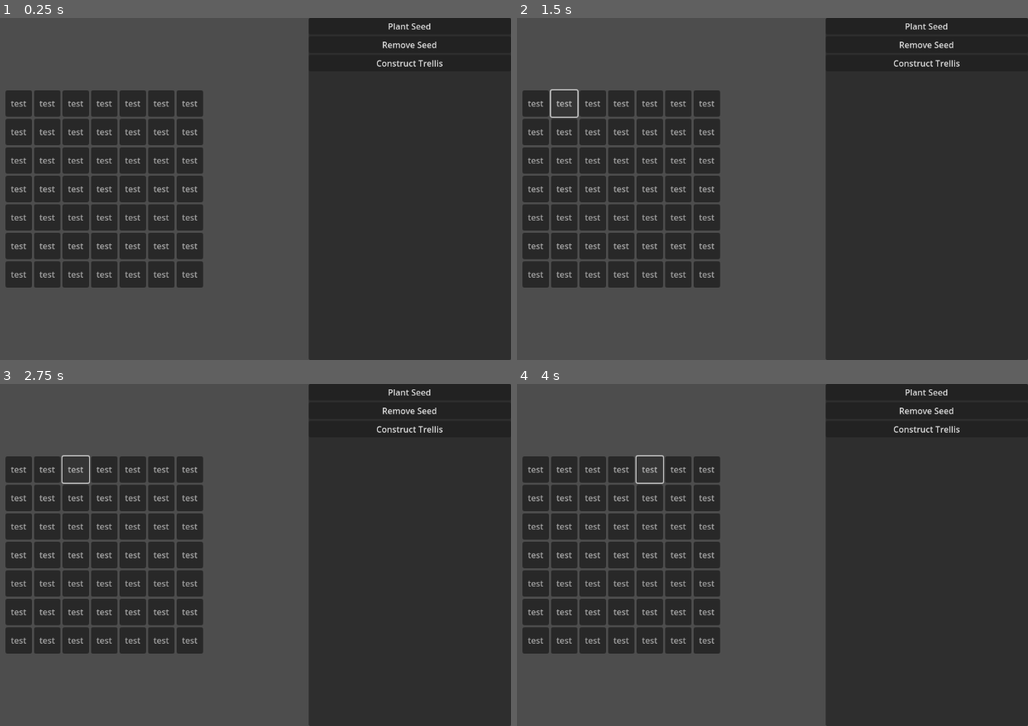
Above: before the commit, frames 1-4 (two rows, left to right).
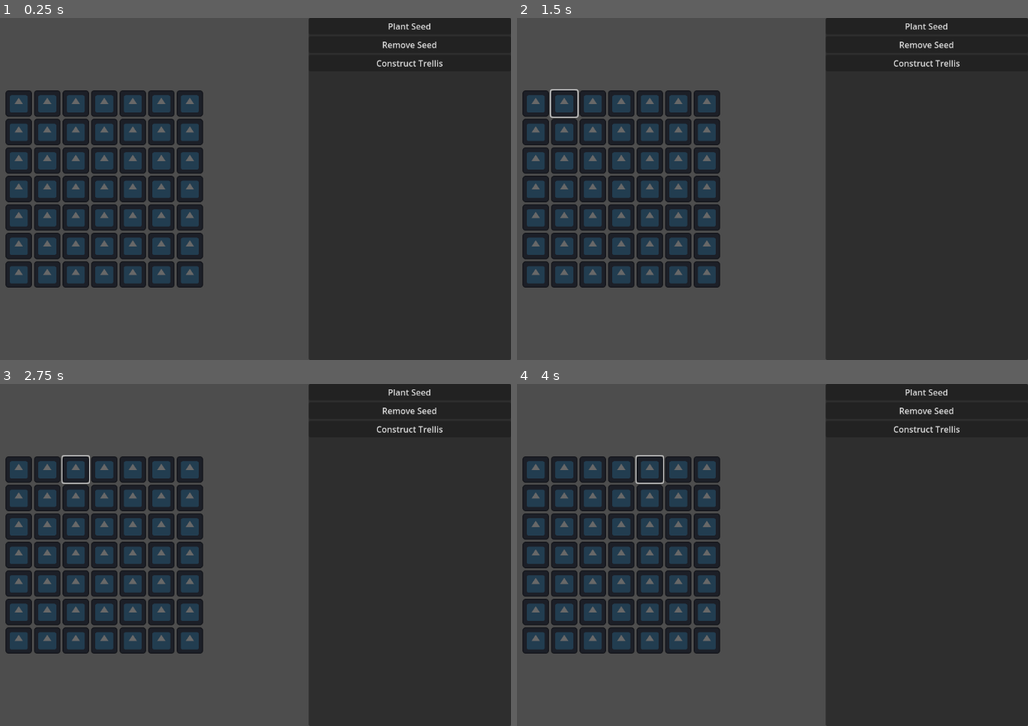
Above: after the commit, the same moments.

Repository: tylercchase/agricraft_godot
Game: Godot game, scene res://src/main.tscn
Two runs of this game, one before a commit and one after it. Both use one fixed random seed, a clock stepped at 60 frames per second and the inputs below. The engine's default icon, where the game draws it, is replaced by a stand-in: a white triangle on a blue panel in a dark square.
Inputs (mouse positions are in pixels of both pictures, inside the frame that each line leads up to):
- Up to frame 1 (0.25 s): no input
- Up to frame 2 (1.5 s): click (537, 103) at 0.5 s; click (562, 103) at 1.25 s
- Up to frame 3 (2.75 s): click (76, 469) at 2 s
- Up to frame 4 (4 s): click (619, 469) at 2.75 s; click (649, 469) at 3.5 s

The runs differ from the first frame. In frame 1, 8.3% of the frame differs, in the area x 1-39%, y 21-79%; in frame 2, 8.5%; in frame 3, 8.5%; in frame 4, 8.5%.

Commit message:
feat: plants growing

Diff:
--- a/src/main.tscn
+++ b/src/main.tscn
@@ -1,10 +1,11 @@
-[gd_scene load_steps=6 format=3 uid="uid://dlr6x31phuvus"]
+[gd_scene load_steps=7 format=3 uid="uid://dlr6x31phuvus"]
 
 [ext_resource type="PackedScene" uid="uid://b7wu05i547vg0" path="res://src/plant_box/plant_box.tscn" id="1_eewff"]
 [ext_resource type="Script" uid="uid://wkwq7hadg7p6" path="res://src/plant_box/plant_grid_container.gd" id="1_gh0ne"]
 [ext_resource type="PackedScene" uid="uid://b41or7dcpr6ox" path="res://src/sidebar/sidebar_menu.tscn" id="3_5q4o7"]
 [ext_resource type="Script" uid="uid://cdkcky2vpdtn8" path="res://src/managers/interaction_manager.gd" id="4_3cfgd"]
 [ext_resource type="Script" uid="uid://i7m14kcvvg8e" path="res://src/managers/plant_growth_manager.gd" id="5_fyndt"]
+[ext_resource type="Script" uid="uid://gk71eqjiho7u" path="res://src/managers/plant_manager.gd" id="6_kmhfv"]
 
 [node name="Control" type="Control"]
 layout_mode = 3
@@ -180,8 +181,15 @@
 [node name="MenuContainer" parent="HBoxContainer" instance=ExtResource("3_5q4o7")]
 layout_mode = 2
 
-[node name="InteractionManager" type="Node" parent="."]
+[node name="InteractionManager" type="Node" parent="." node_paths=PackedStringArray("plant_grid_container", "plant_manager")]
 script = ExtResource("4_3cfgd")
+plant_grid_container = NodePath("../HBoxContainer/PlantGridContainer")
+plant_manager = NodePath("../PlantManager")
 
-[node name="PlantGrowthManager" type="Node" parent="."]
+[node name="PlantGrowthManager" type="Node" parent="." node_paths=PackedStringArray("plant_grid_container")]
 script = ExtResource("5_fyndt")
+plant_grid_container = NodePath("../HBoxContainer/PlantGridContainer")
+
+[node name="PlantManager" type="Node" parent="." node_paths=PackedStringArray("plant_grid_container")]
+script = ExtResource("6_kmhfv")
+plant_grid_container = NodePath("../HBoxContainer/PlantGridContainer")
--- a/src/managers/interaction_manager.gd
+++ b/src/managers/interaction_manager.gd
@@ -2,6 +2,8 @@
 class_name InteractionManager
 extends Node
 
+@export var plant_grid_container: PlantGridContainer
+@export var plant_manager: PlantManager
 
 enum Mode {
 	NONE,
@@ -20,5 +22,6 @@
 func _on_interaction_mode_changed(mode: Mode):
     current_mode = mode
 
-func _on_square_clicked(idx):
-    print(idx)
+func _on_square_clicked(id):
+    if current_mode == Mode.PLANT:
+        plant_manager.plant_crop(load("res://src/plant/resources/wheat.tres"), id)
--- a/src/managers/plant_growth_manager.gd
+++ b/src/managers/plant_growth_manager.gd
@@ -1 +1,25 @@
+
+class_name PlantGrowthManager
 extends Node
+
+
+@export var plant_grid_container: PlantGridContainer
+
+
+var timer: Timer
+
+func _ready() -> void:
+	timer = Timer.new()
+	timer.autostart = false
+	add_child(timer)
+	timer.start(1)
+	timer.timeout.connect(_on_timer_check)
+
+
+func filter_boxes(box: PlantBox):
+	return box.has_plant() # change future to consider more stuff
+
+func _on_timer_check():
+	var plants_with_stuff: Array[PlantBox] = plant_grid_container.boxes.filter(filter_boxes)
+	for plant_box in plants_with_stuff:
+		plant_box.update_progress()
--- /dev/null
+++ b/src/managers/plant_manager.gd
@@ -0,0 +1,9 @@
+
+class_name PlantManager
+extends Node
+
+@export var plant_grid_container: PlantGridContainer
+
+func plant_crop(plant: Plant, box_id):
+    var box = plant_grid_container.get_box(box_id)
+    box.setup_plant(plant)
--- a/src/plant/plant.gd
+++ b/src/plant/plant.gd
@@ -11,7 +11,7 @@
 @export var grow_ticks: int = 10
 @export var sell_price: int = 1
 
-var genetics: Genome
+var genetics: Genome = Genome.new() # default to base 1
 
 
 
--- /dev/null
+++ b/src/plant/resources/wheat.tres
@@ -0,0 +1,13 @@
+[gd_resource type="Resource" script_class="Plant" load_steps=2 format=3 uid="uid://d1mm8od10gywy"]
+
+[ext_resource type="Script" uid="uid://bwqcn1on1jm86" path="res://src/plant/plant.gd" id="1_ka56c"]
+
+[resource]
+script = ExtResource("1_ka56c")
+name = "Wheat"
+id = "wheat"
+product_image = ""
+crop_image = ""
+grow_ticks = 10
+sell_price = 1
+metadata/_custom_type_script = "uid://bwqcn1on1jm86"
--- a/src/plant_box/plant_box.gd
+++ b/src/plant_box/plant_box.gd
@@ -2,10 +2,25 @@
 class_name PlantBox
 extends Button
 
-var place_index: int
+
+var plant_resource: Plant = null
+var current_progress = 0
 
 func _ready():
-    pass
+	pass
+
+func update_progress():
+	current_progress += plant_resource.genetics.speed * 10
+	set_progress(current_progress)
 
 func set_progress(value: float):
-    $ProgressBar.value = value
+	$ProgressBar.value = value
+
+func has_plant() -> bool:
+	return plant_resource != null
+
+func setup_plant(plant: Plant):
+	plant_resource = plant
+
+func remove_plant():
+	plant_resource = null
--- a/src/plant_box/plant_box.tscn
+++ b/src/plant_box/plant_box.tscn
@@ -3,15 +3,14 @@
 [ext_resource type="Script" uid="uid://dn1v1sxfobq4c" path="res://src/plant_box/plant_box.gd" id="1_85mlm"]
 [ext_resource type="Texture2D" uid="uid://187vmdldpcef" path="res://icon.svg" id="1_nywa7"]
 
-[node name="PanelContainer" type="Button"]
+[node name="PlantBox" type="Button"]
 custom_minimum_size = Vector2(50, 50)
-offset_right = 78.0
+offset_right = 50.0
 offset_bottom = 50.0
-text = "test"
+flat = true
 script = ExtResource("1_85mlm")
 
 [node name="TextureRect" type="TextureRect" parent="."]
-visible = false
 modulate = Color(0.54099, 0.54099, 0.54099, 1)
 layout_mode = 1
 anchors_preset = 15
--- a/src/plant_box/plant_grid_container.gd
+++ b/src/plant_box/plant_grid_container.gd
@@ -1,3 +1,5 @@
+
+class_name PlantGridContainer
 extends GridContainer
 
 @export var width = 7
@@ -9,9 +11,13 @@
     var temp_boxes = get_children()
     for i in len(temp_boxes):
         boxes.append(temp_boxes[i] as PlantBox)
-		# boxes[i].place_index = i
         boxes[i].pressed.connect(_on_box_pressed.bind(i))
-    print(boxes)
 
 func _on_box_pressed(id):
     Events.emit_square_clicked(id)
+
+func get_box(id) -> PlantBox :
+    return boxes[id]
+
+func get_box_offset(id, x_offset, y_offset):
+    pass
Not shown, added: src/managers/plant_manager.gd.uid
